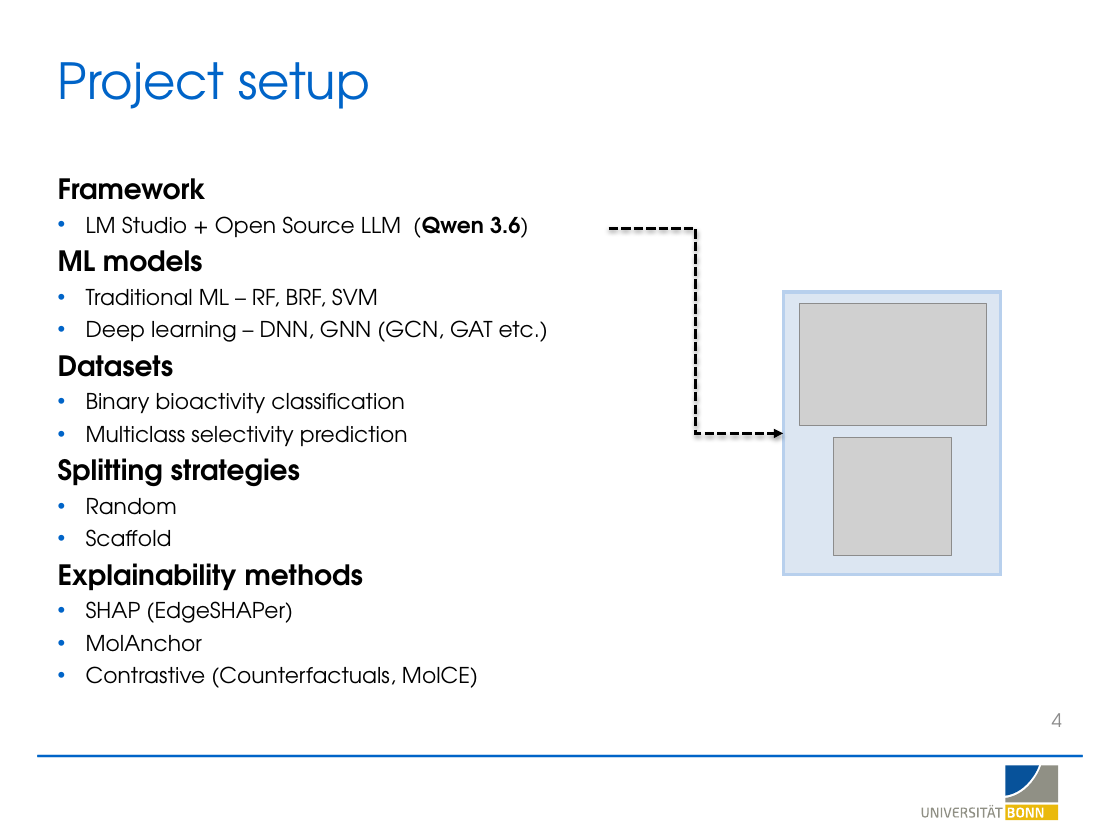
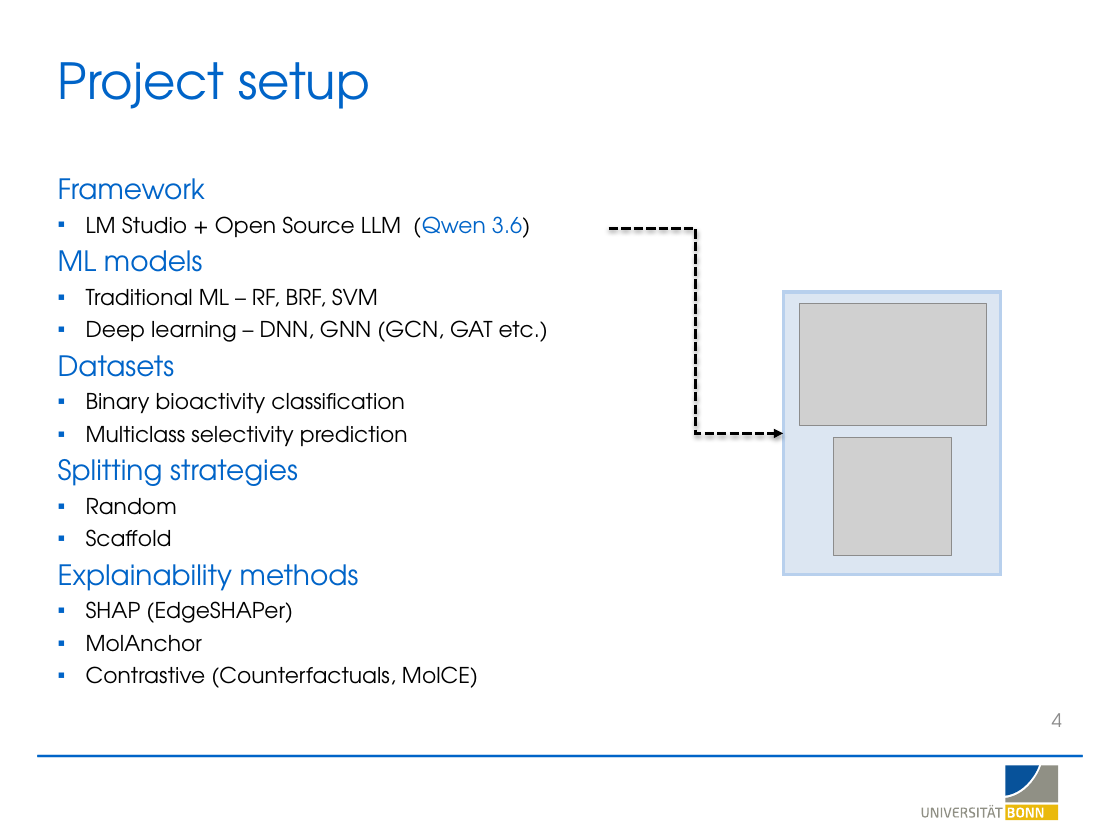
Before and after one commit to LSI-Uni-Bonn/ChemicHAL, a slide deck: slide 4 of slides/AI_Agent_Explainability.pptx. Drawn at 1120x840 pixels with LibreOffice and Linux fonts; fonts in the diff are those of the drawing; grey boxes stand for pictures; background and template pictures are left out. Boxes give left, top, right and bottom in pixels: in the first picture for what was removed or moved away, otherwise in the second. Text is boxed around its words. In the diff, an @@ line names an element or a change of style, - is before the commit and + after.

```diff
--- a/slides/AI_Agent_Explainability.pptx
+++ b/slides/AI_Agent_Explainability.pptx
@@ text "Framework" at (58, 178, 548, 688): text colour #000000 to #0064C8, bold off in "Framework", "(Qwen 3.6)", "ML models", "Datasets" and 2 more places; bullet • to ▪ @@
```
Also in this commit, not shown: 9 other slides changed, 4 other files.
